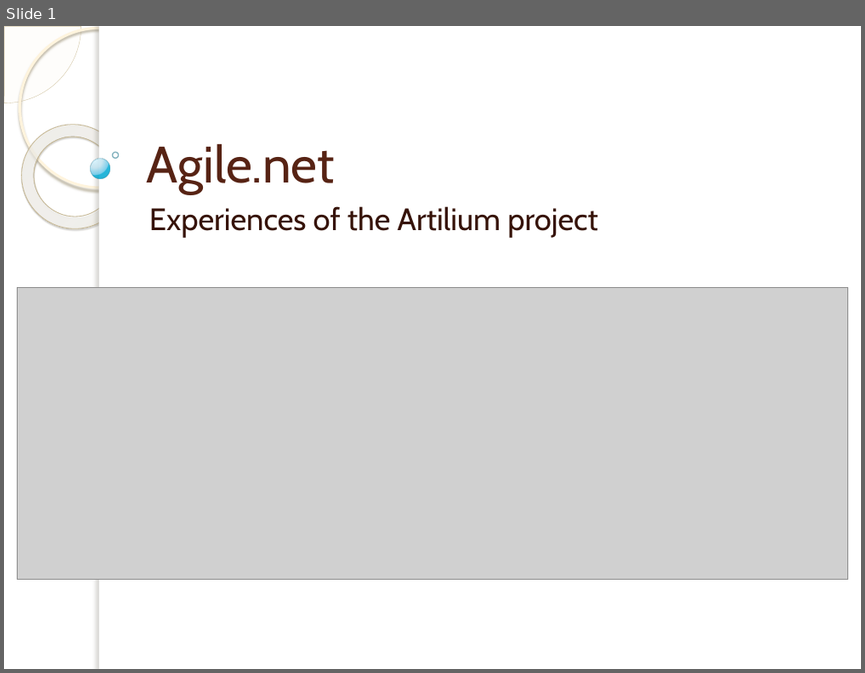
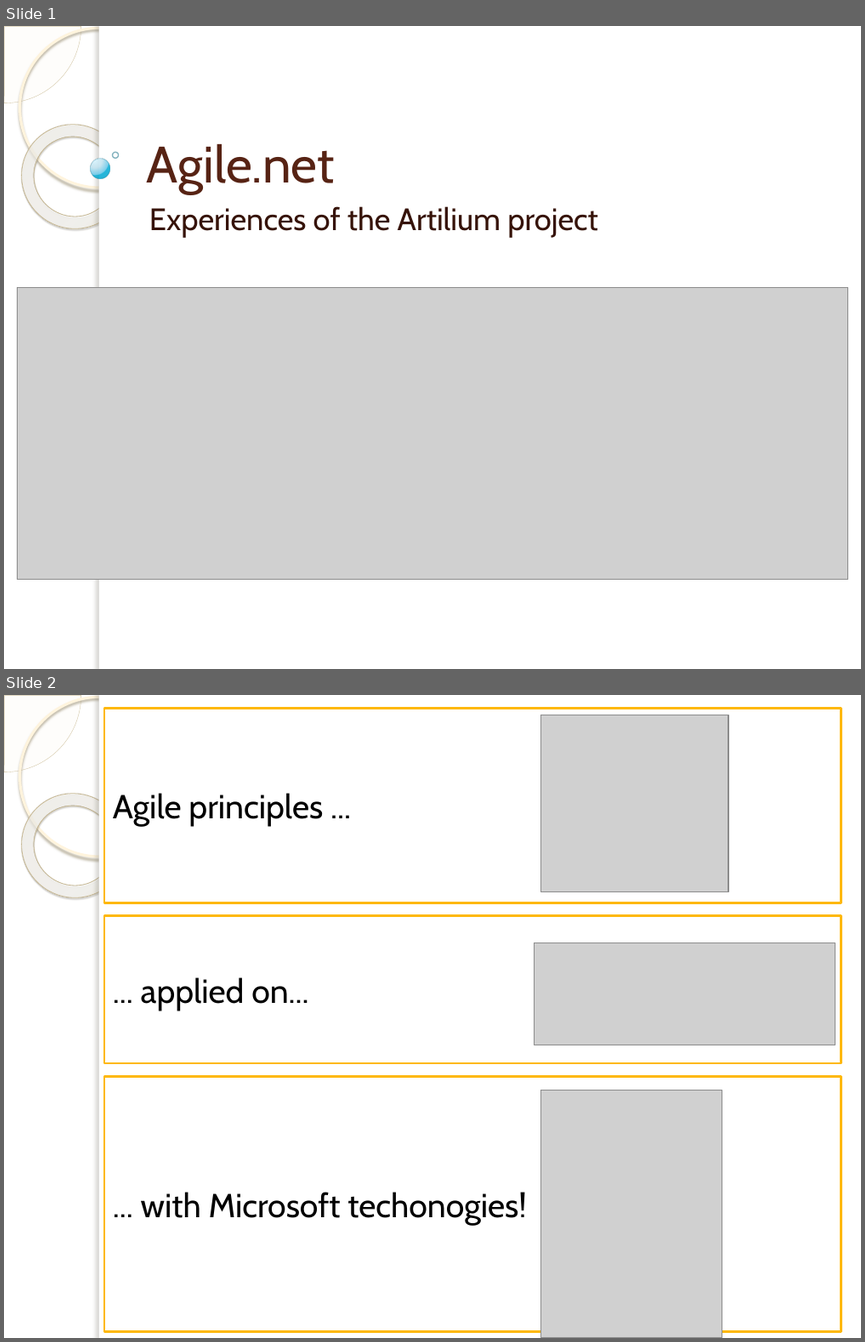
Before and after one commit to michelgrootjans/foresee, a slide deck: Agile.net/AgileTOC.pptx. Shown one above the other, each under a label of ours: slide 1 before the commit, slides 1 and 2 after it. The pictures are 865x673 and 865x1342 pixels, drawn with LibreOffice and Linux fonts; fonts in the diff are those of the drawing; grey boxes stand for pictures; background and template pictures are left out. Boxes give left, top, right and bottom in pixels: in the first picture for what was removed or moved away, otherwise in the second. Text is boxed around its words. In the diff, an @@ line names an element or a change of style, - is before the commit and + after.

```diff
--- a/Agile.net/AgileTOC.pptx
+++ b/Agile.net/AgileTOC.pptx
@@ slide 2 added at (4, 695, 861, 1338), background picture (left out); not listed: 5 template elements that a slide beside it also shows @@
@@ rectangle added at (104, 709, 840, 903), fill #FFFFFF, outline #FEB80A 2 pt, 28 pt, text #000000 @@
+Agile principles ...
@@ picture added at (541, 715, 729, 891) @@
@@ rectangle added at (104, 916, 840, 1063), fill #FFFFFF, outline #FEB80A 2 pt, 28 pt, text #000000 @@
+... applied on...
@@ picture added at (534, 942, 835, 1045) @@
@@ rectangle added at (104, 1077, 840, 1331), fill #FFFFFF, outline #FEB80A 2 pt, 28 pt, text #000000 @@
+... with Microsoft techonogies!
@@ picture added at (541, 1090, 722, 1338) @@
```
Also in this commit, not shown: 1 slide removed, 1 other file.
